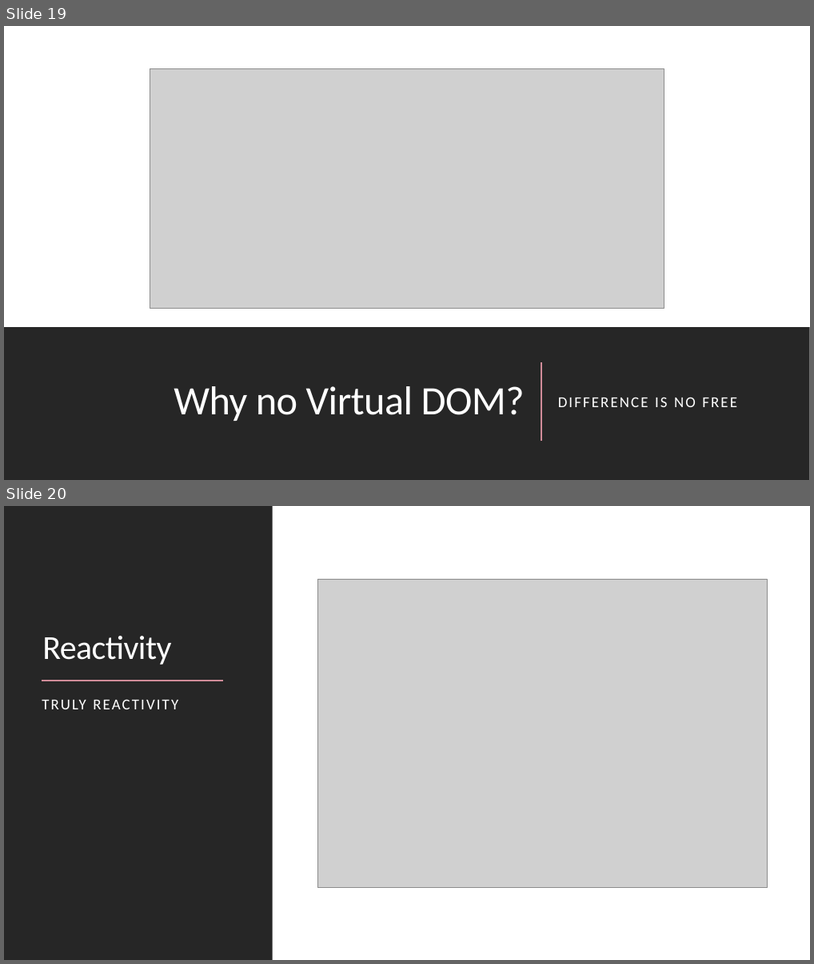
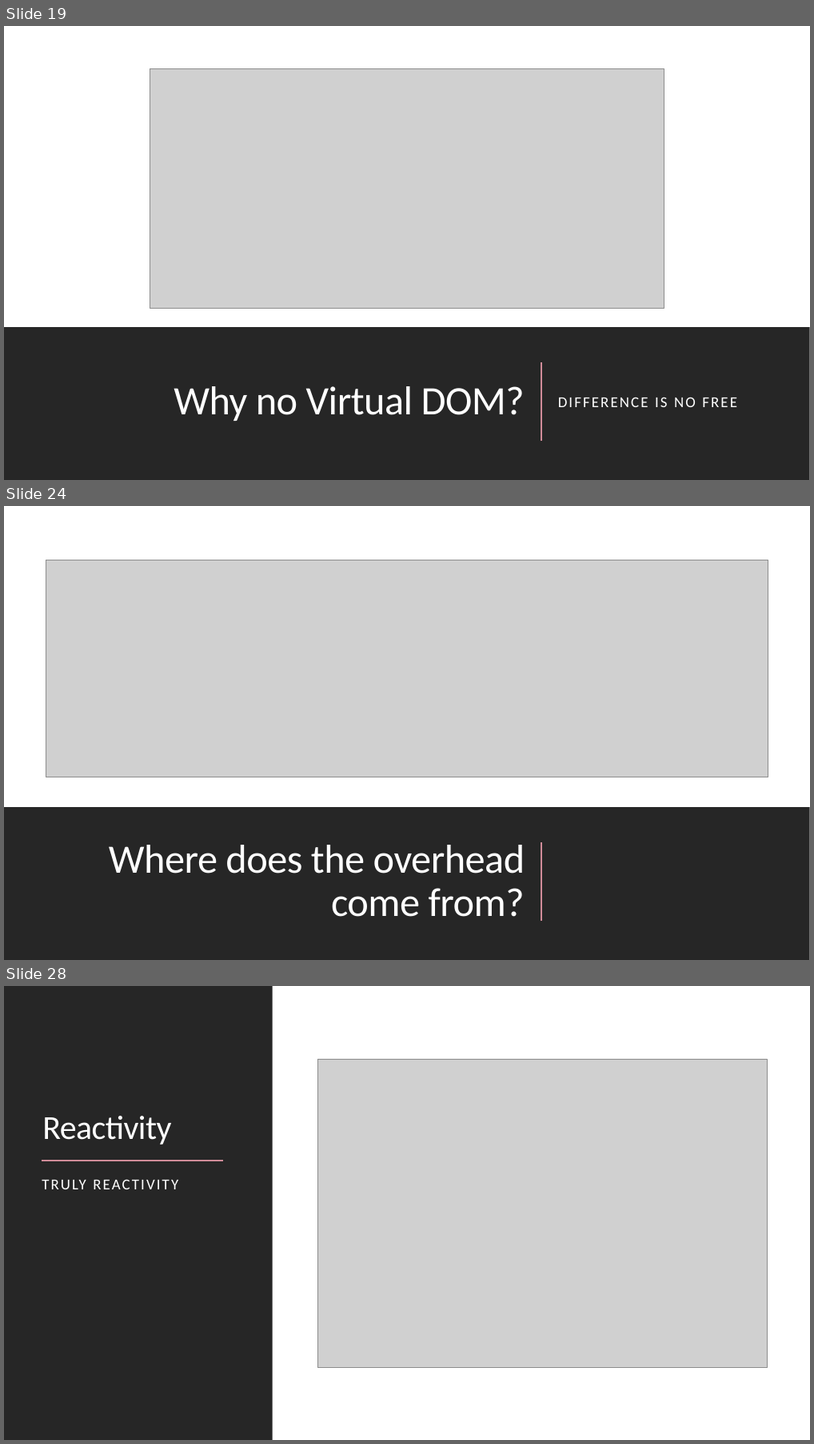
Before and after one commit to the-homeless-god/Profile, a slide deck: Presentations/Svelte framework.pptx. Shown one above the other, each under a label of ours: slides 19 and 20 before the commit, slides 19, 24 and 28 after it; the slides between them are not shown. The pictures are 814x964 and 814x1444 pixels, drawn with LibreOffice and Linux fonts; fonts in the diff are those of the drawing; grey boxes stand for pictures. Boxes give left, top, right and bottom in pixels: in the first picture for what was removed or moved away, otherwise in the second. Text is boxed around its words. In the diff, an @@ line names an element or a change of style, - is before the commit and + after.

```diff
--- a/Presentations/Svelte framework.pptx
+++ b/Presentations/Svelte framework.pptx
@@ slide 24 added at [4, 506, 810, 960], background #FFFFFF @@
@@ rectangle added at [4, 506, 810, 960], fill #FFFFFF @@
@@ picture added at [46, 560, 769, 776] @@
@@ rectangle added at [4, 808, 810, 960], fill #262626 @@
@@ title added at [109, 844, 526, 916], 48 pt, text #FFFFFF @@
+Where does the overhead come from?
@@ line added from (542, 921) to (542, 842), #D08C99 1.5 pt @@
@@ rectangle added at [4, 929, 810, 960], fill #262626 @@
@@ what was slide 20 is now slide 28 @@
```
Also in this commit, not shown: 1 slide changed, 8 other slides added.
